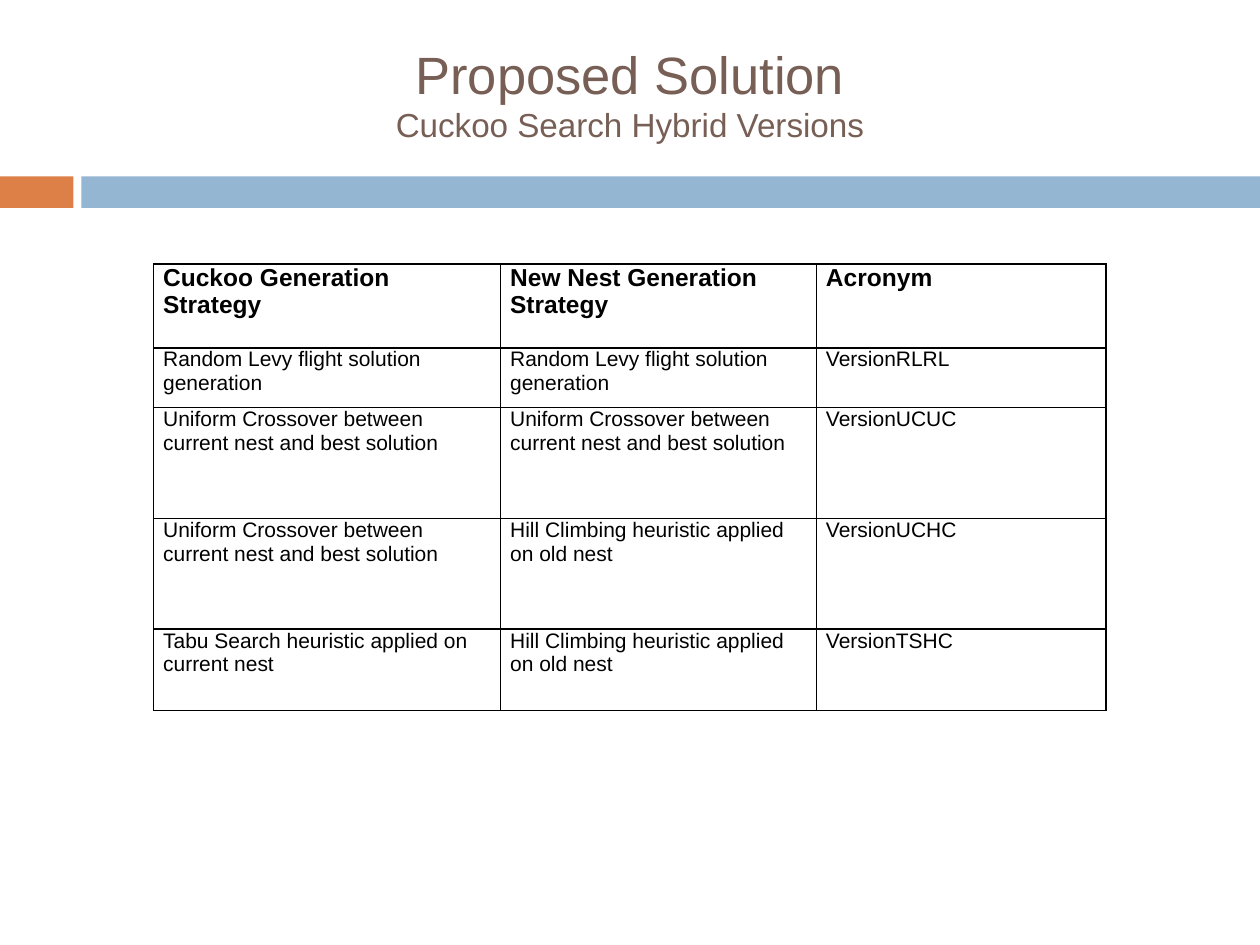
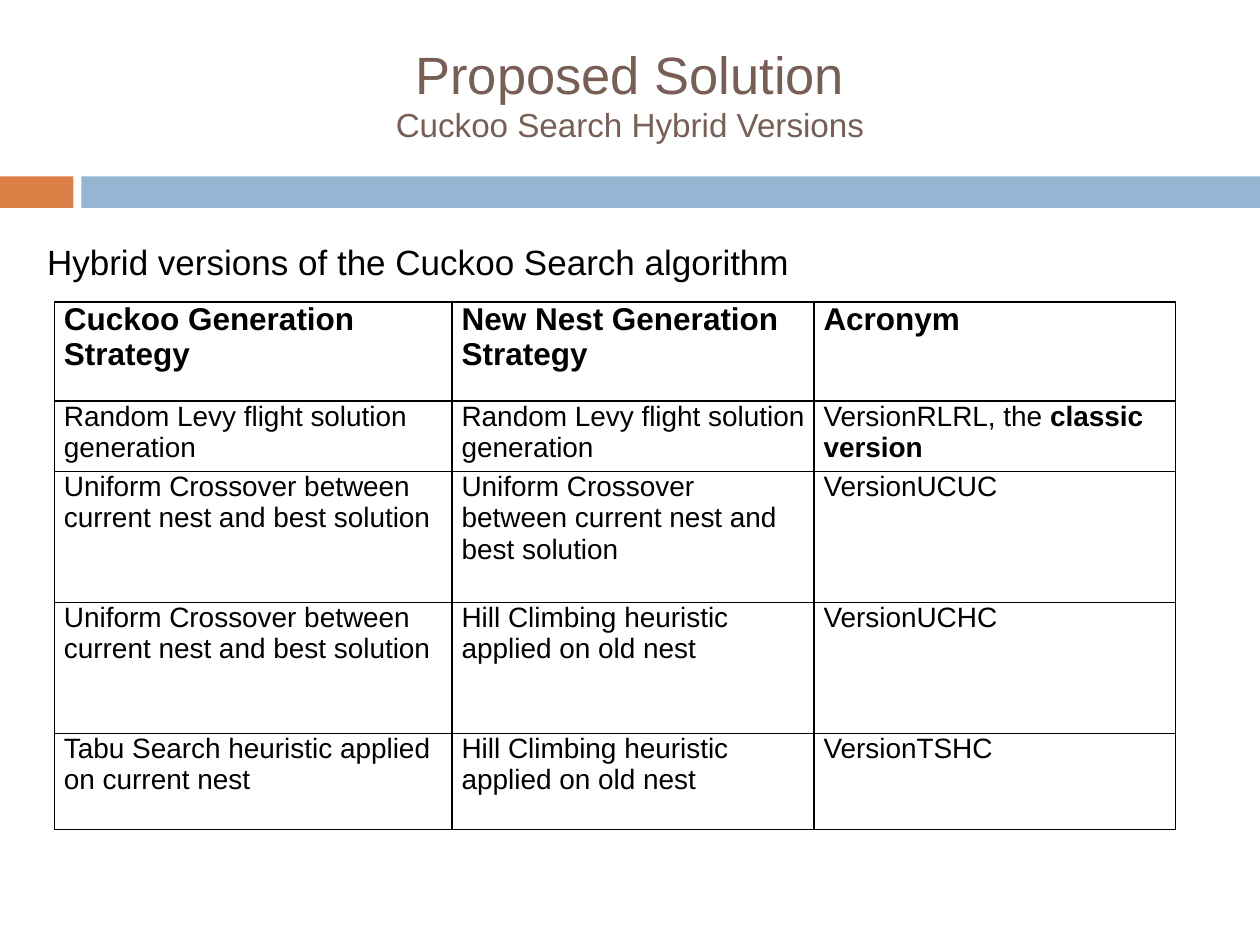
Before and after one commit to tiberiu-b/Diet4EldersDocumentation, a slide deck: slide 23 of Prezentare/TiberiuBoros.pptx (slide 22 before the commit). Drawn at 1260x945 pixels with LibreOffice and Linux fonts; fonts in the diff are those of the drawing; background and template pictures are left out. Boxes give left, top, right and bottom in pixels: in the first picture for what was removed or moved away, otherwise in the second. Text is boxed around its words. In the diff, an @@ line names an element or a change of style, - is before the commit and + after.

```diff
--- a/Prezentare/TiberiuBoros.pptx
+++ b/Prezentare/TiberiuBoros.pptx
@@ text added at bbox=[47, 249, 789, 282], 20 pt, text #000000 @@
+Hybrid versions of the Cuckoo Search algorithm
@@ table at bbox=[54, 302, 1176, 830] @@
-row 2, column 3: VersionRLRL
+row 2, column 3: VersionRLRL, the classic version
@@ size 14 to 18 pt in "Cuckoo Generation Strategy", "New Nest Generation Strategy", "Acronym" @@
@@ size 12 to 16 pt in "Random Levy flight solution generation", "Random Levy flight solution generation", "Uniform Crossover between current nest and best ...", "Uniform Crossover between current nest and best ..." and 7 more places @@
@@ table: place and size @@
-table at bbox=[154, 265, 1106, 711]
+table at bbox=[54, 302, 1176, 830]
```
Also in this commit, not shown: 12 other slides changed, 14 slides added, 6 slides removed, 1 other file.
